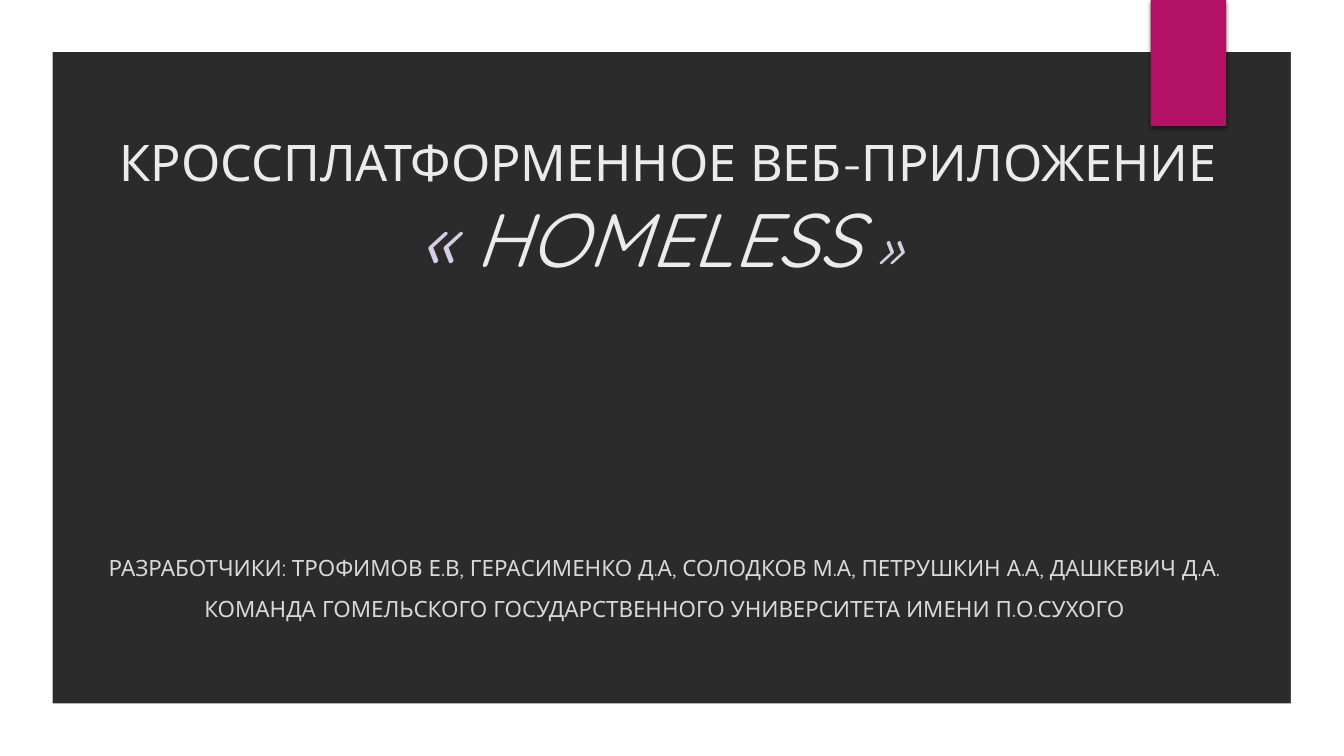
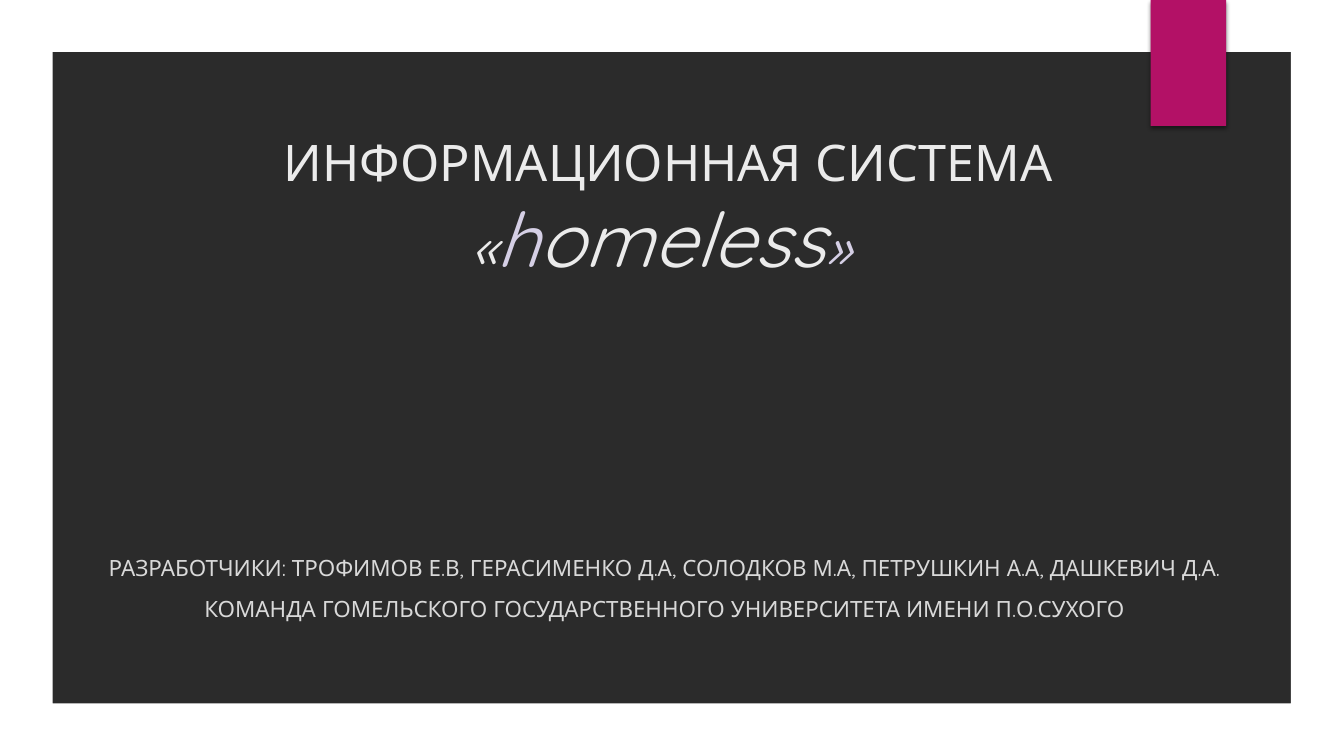
Before and after one commit to default-INT/jam-homeless, a slide deck: slide 1 of PrezentationProject/Hacaton_Prezentation.pptx. Drawn at 1344x756 pixels with LibreOffice and Linux fonts; fonts in the diff are those of the drawing; background and template pictures are left out; a plain dark background stands for a picture behind light text. Boxes give left, top, right and bottom in pixels: in the first picture for what was removed or moved away, otherwise in the second. Text is boxed around its words. In the diff, an @@ line names an element or a change of style, - is before the commit and + after.

```diff
--- a/PrezentationProject/Hacaton_Prezentation.pptx
+++ b/PrezentationProject/Hacaton_Prezentation.pptx
@@ title at [284,144,1052,268]: text changed @@
-КРОССПЛАТФОРМЕННОЕ ВЕБ-ПРИЛОЖЕНИЕ
-« HOMELESS »
+ИНФОРМАЦИОННАЯ СИСТЕМА
+«homeless»
```
Also in this commit, not shown: 5 other slides changed.
